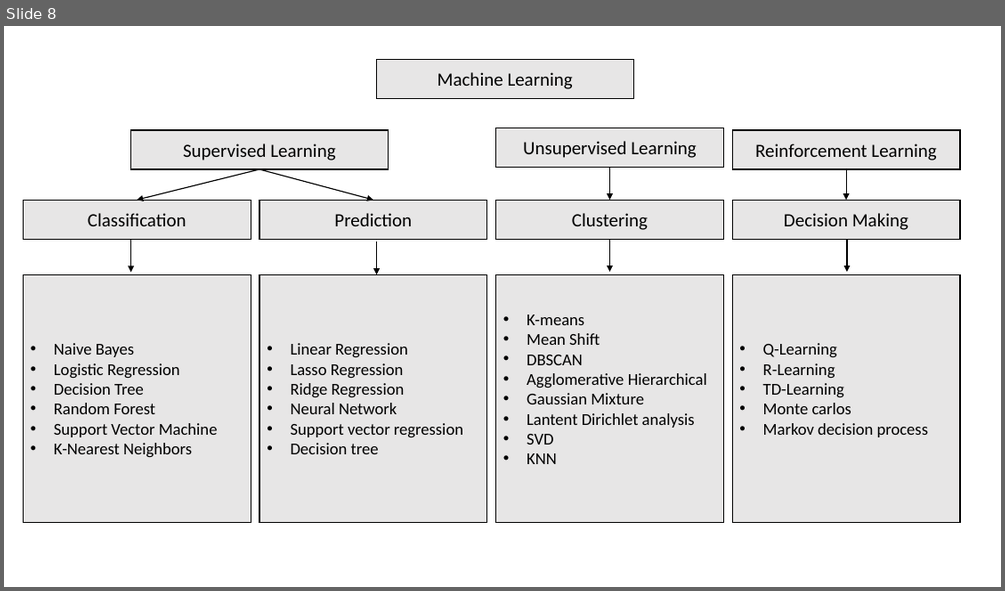
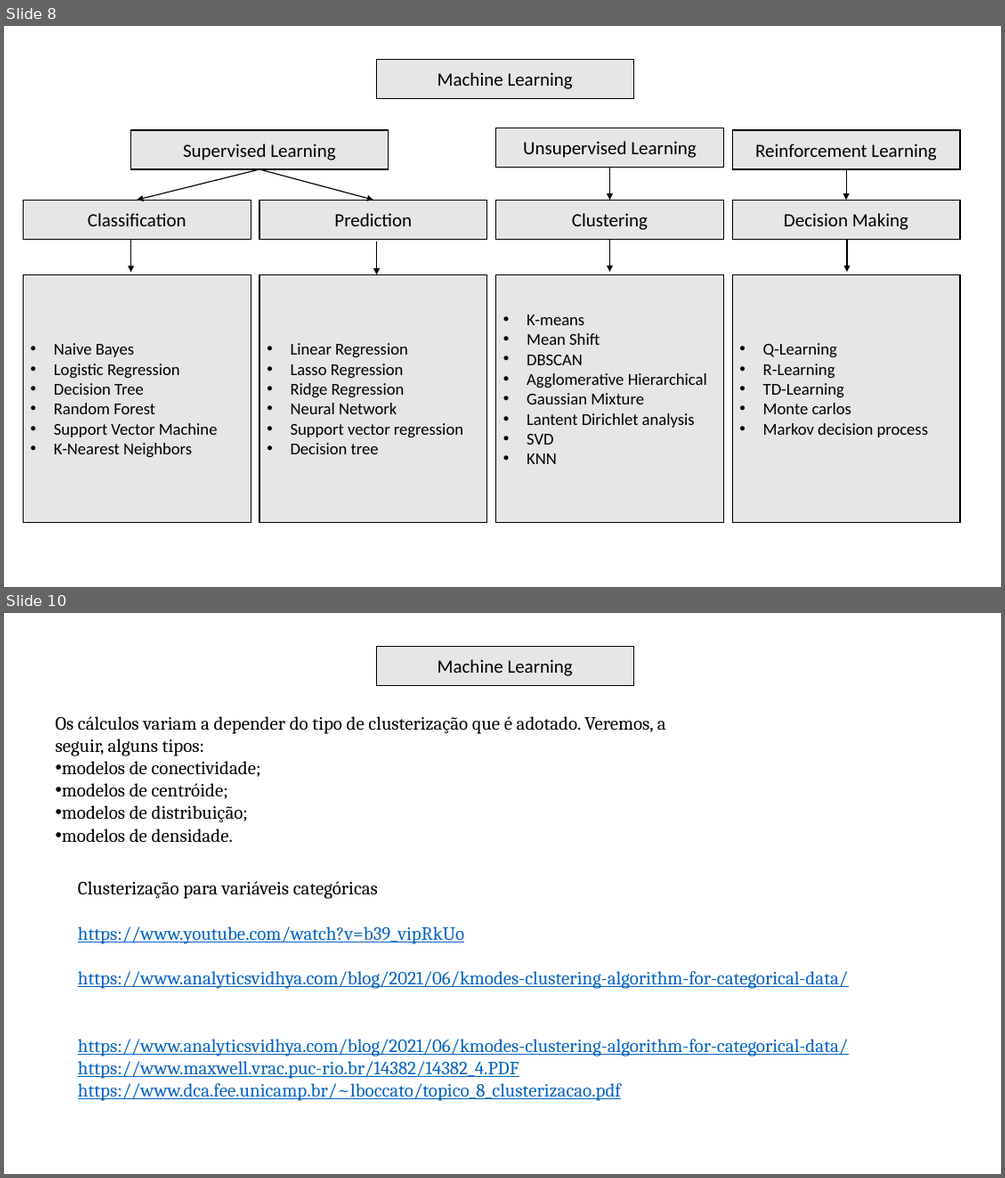
Before and after one commit to jonavicius-marcio/data_science, a slide deck: type model.pptx. Shown one above the other, each under a label of ours: slide 8 before the commit, slides 8 and 10 after it; the slides between them are not shown. The pictures are 1005x591 and 1005x1178 pixels, drawn with LibreOffice and Linux fonts; fonts in the diff are those of the drawing. Boxes give left, top, right and bottom in pixels: in the first picture for what was removed or moved away, otherwise in the second. Text is boxed around its words. In the diff, an @@ line names an element or a change of style, - is before the commit and + after.

```diff
--- a/type model.pptx
+++ b/type model.pptx
@@ slide 10 added at box(4, 613, 1001, 1174), background #FFFFFF @@
@@ rectangle added at box(376, 647, 633, 686), fill #E7E6E6, outline #000000 1 pt, 18 pt, text #000000 @@
+Machine Learning
@@ text added at box(56, 716, 666, 842), 18 pt, text #000000 @@
+Os cálculos variam a depender do tipo de clusterização que é adotado. Veremos, a seguir, alguns tipos:
+• modelos de conectividade;
+• modelos de centróide;
+• modelos de distribuição;
+• modelos de densidade.
@@ text added at box(78, 881, 848, 1101), 18 pt, text #0563C1, underline @@
+Clusterização para variáveis categóricas
+https://www.youtube.com/watch?v=b39_vipRkUo
+https://www.analyticsvidhya.com/blog/2021/06/kmodes-clustering-algorithm-for-categorical-data/
+https://www.analyticsvidhya.com/blog/2021/06/kmodes-clustering-algorithm-for-categorical-data/
+https://www.maxwell.vrac.puc-rio.br/14382/14382_4.PDF
+https://www.dca.fee.unicamp.br/~lboccato/topico_8_clusterizacao.pdf
```
Also in this commit, not shown: 1 slide changed, 3 other slides added.
